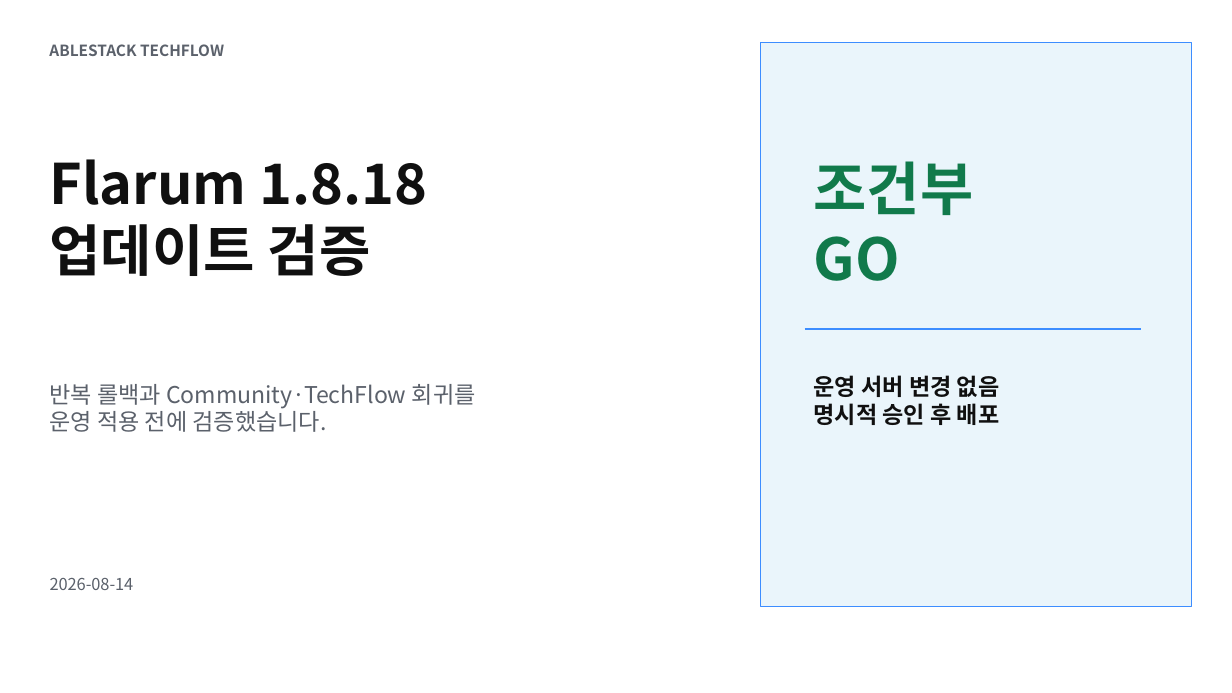
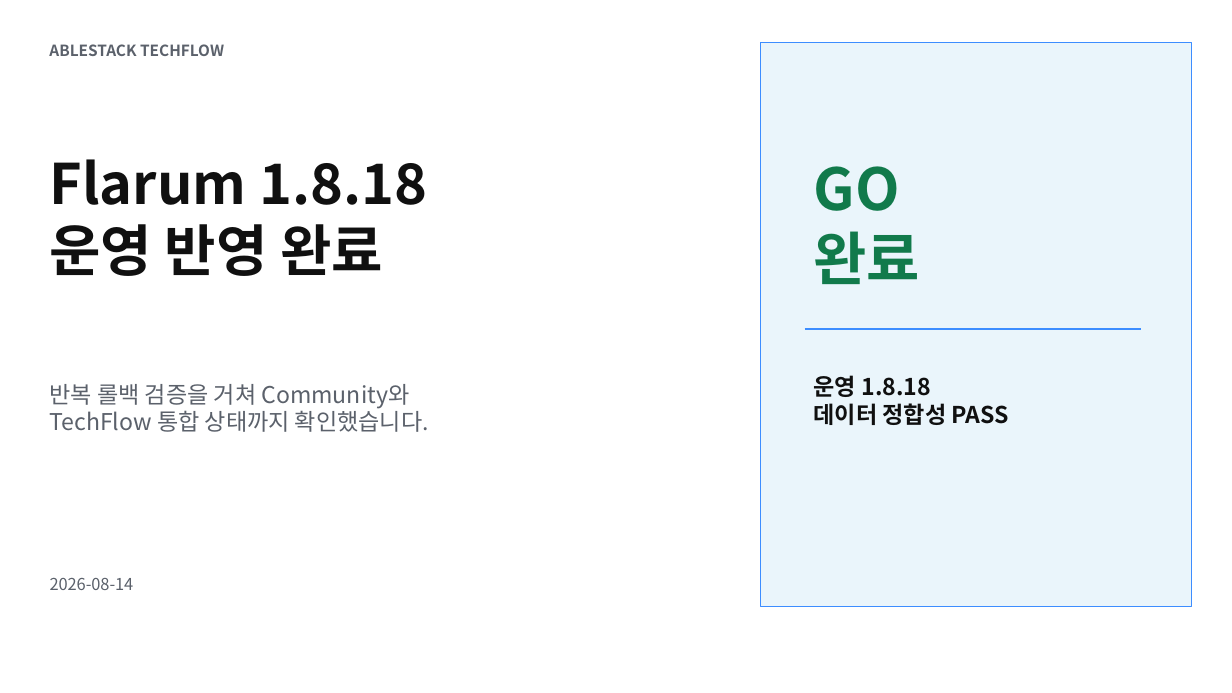
Before and after one commit to ablecloud-team/ablestack-techflow, a slide deck: slide 1 of output/presentation/techflow-flarum-1.8.18-upgrade.pptx. Drawn at 1232x693 pixels with LibreOffice and Linux fonts; fonts in the diff are those of the drawing. Boxes give left, top, right and bottom in pixels: in the first picture for what was removed or moved away, otherwise in the second. Text is boxed around its words. In the diff, an @@ line names an element or a change of style, - is before the commit and + after.

Commit message:
docs: Flarum 1.8.18 운영 배포 결과 반영

```diff
--- a/output/presentation/techflow-flarum-1.8.18-upgrade.pptx
+++ b/output/presentation/techflow-flarum-1.8.18-upgrade.pptx
@@ text at [814,161,974,215]: paragraph removed @@
-조건부
@@ text at [49,224,383,276]: text changed @@
-업데이트 검증
+운영 반영 완료
@@ text at [814,231,920,284]: paragraph added @@
+완료
@@ text at [49,384,429,432]: text changed @@
-반복 롤백과 Community·TechFlow 회귀를
-운영 적용 전에 검증했습니다.
+반복 롤백 검증을 거쳐 Community와
+TechFlow 통합 상태까지 확인했습니다.
@@ text at [814,375,1009,425]: text changed @@
-운영 서버 변경 없음
-명시적 승인 후 배포
+운영 1.8.18
+데이터 정합성 PASS
```
Also in this commit, not shown: 6 other slides changed, 12 other files.
